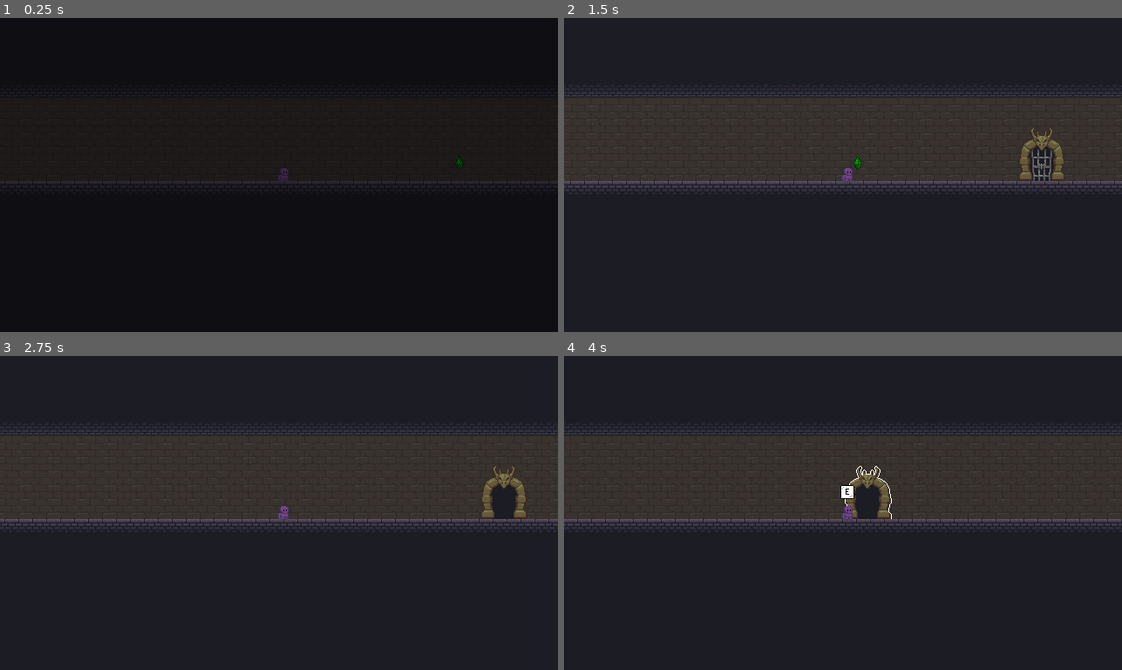
Above: before the commit, frames 1-4 (two rows, left to right).
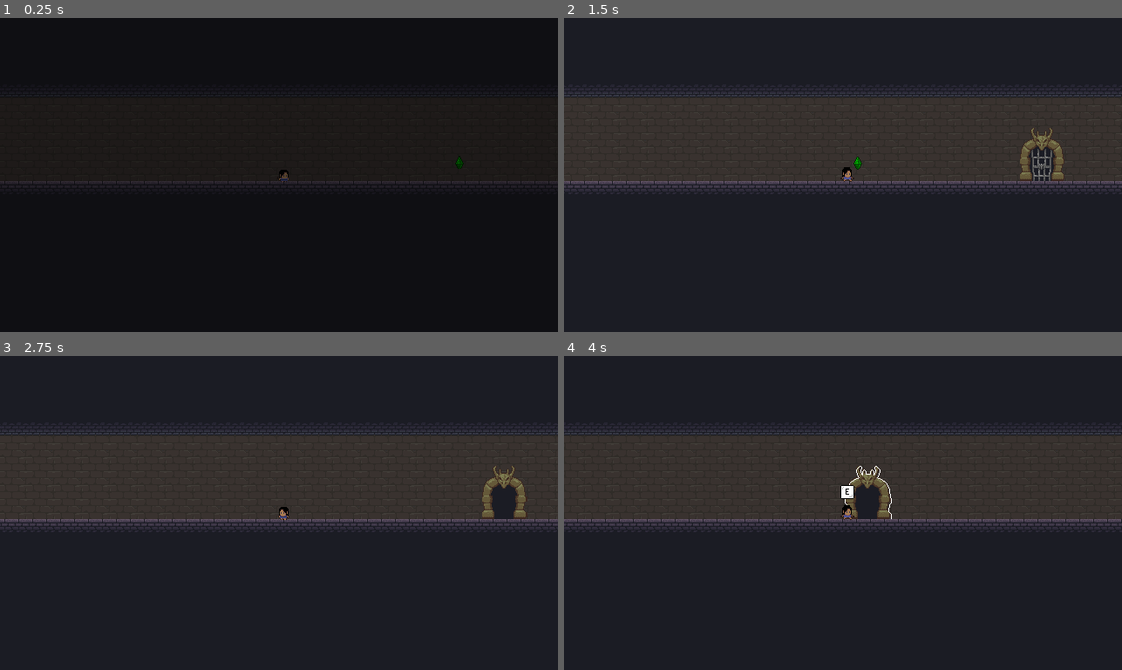
Above: after the commit, the same moments.

Repository: MatthewBL/Gates-and-Gems
Game: Godot game, scene res://scenes/level_manager/level_manager.tscn
Same seed, same stepped clock (60 frames per second), same inputs: the game is played once before the commit and once after it.
Inputs:
- Up to frame 1 (0.25 s): no input
- Up to frame 2 (1.5 s): hold Space (ui_accept) 0.53-1.28 s; hold D (ui_right) from 0.53 s (still down); tap E (interact) at 1.35 s
- Up to frame 3 (2.75 s): tap Space (ui_accept) at 1.52, 1.55, 1.82 s; release D (ui_right) at 2.03 s; hold A (ui_left) from 2.03 s (still down); hold Space (ui_accept) from 2.03 s (still down)
- Up to frame 4 (4 s): release A (ui_left) at 2.78 s; release Space (ui_accept) at 2.78 s; hold D (ui_right) from 2.78 s (still down); tap E (interact) at 2.85 s; tap Space (ui_accept) at 3.02, 3.05, 3.32 s; hold Space (ui_accept) from 3.53 s (still down)

The runs differ from the first frame. In frame 1, less than 0.1% of the frame differs, in the area x 49-52%, y 47-53%; in frame 2, less than 0.1%; in frame 3, less than 0.1%; in frame 4, less than 0.1%, in the area x 49-53%, y 47-53%.

Commit message:
Player animation implemented

Diff:
--- a/player_movement.gd
+++ b/player_movement.gd
@@ -13,11 +13,13 @@
 var interaction_node: Area2D
 
 var allow_movement: bool = true
+var wait_anim: bool = false
 
 
 @onready var interaction_detect: Area2D = %InteractionDetect
 
 @export var how_to_press_e: CanvasLayer
+@export var animated_sprite: AnimatedSprite2D
 
 
 func _unhandled_input(_event: InputEvent) -> void:
@@ -45,9 +47,6 @@
 		velocity.y = MAX_DROP_VELOCITY
 
 	if allow_movement:
-		# Handle jump.
-		if Input.is_action_just_pressed("ui_accept") and (is_on_floor() or onQuickSand):
-			velocity.y += JUMP_VELOCITY
 
 		# Long jump.
 		if not Input.is_action_pressed("ui_accept") and !is_on_floor() and velocity.y < 0:
@@ -56,9 +55,33 @@
 		# Get the input direction and handle the movement/deceleration.
 		var direction := Input.get_axis("ui_left", "ui_right")
 		if direction:
+			if is_on_floor():
+				if animated_sprite.animation == "jump_start":
+					animated_sprite.play("jump_end")
+					wait_anim = true
+					print("wait anim")
+				if not wait_anim:
+					animated_sprite.play("walk")
+			if direction > 0:
+				animated_sprite.flip_h = false
+			elif direction < 0:
+				animated_sprite.flip_h = true
 			velocity.x = direction * SPEED
 		else:
+			if is_on_floor():
+				if animated_sprite.animation == "jump_start":
+					animated_sprite.play("jump_end")
+					wait_anim = true
+					print("wait anim")
+				if not wait_anim:
+					animated_sprite.play("idle")
 			velocity.x = move_toward(velocity.x, 0, SPEED)
+
+
+		# Handle jump.
+		if Input.is_action_just_pressed("ui_accept") and (is_on_floor() or onQuickSand):
+			animated_sprite.play("jump_start")
+			velocity.y += JUMP_VELOCITY
 
 	if (onQuickSand):
 		velocity*=QUICKSAND_MOVEMENT_VELOCITY_MULTIPLIER
@@ -94,3 +117,10 @@
 		interaction_node = null
 		if area.has_method(&"hide_outline"):
 			area.hide_outline()
+
+func _on_animated_sprite_2d_animation_looped() -> void:
+	wait_anim = false
+
+
+func _on_animated_sprite_2d_animation_finished() -> void:
+	wait_anim = false
--- a/scenes/player.tscn
+++ b/scenes/player.tscn
@@ -1,9 +1,118 @@
 [gd_scene format=3 uid="uid://v40swcvc25lm"]
 
 [ext_resource type="Script" uid="uid://whdndtkbkkg4" path="res://player_movement.gd" id="1_g2els"]
-[ext_resource type="Texture2D" uid="uid://xpva1mysjqpq" path="res://Assets/Escenario/pj_placeholder.png" id="2_dqkch"]
+[ext_resource type="Texture2D" uid="uid://dck4ug7qd8ufy" path="res://Assets/Personaje/idle.png" id="2_dqkch"]
+[ext_resource type="Texture2D" uid="uid://cqv6tilkrqlgw" path="res://Assets/Personaje/Jump_hair.png" id="2_smehm"]
 [ext_resource type="Script" uid="uid://cryqnhm4bd1v" path="res://scenes/camera_2d.gd" id="3_qhqgy"]
 [ext_resource type="Texture2D" uid="uid://neebscis582s" path="res://Assets/UI/e.png" id="4_dqkch"]
+[ext_resource type="Texture2D" uid="uid://yekyyfp0n866" path="res://Assets/Personaje/Jump_end.png" id="4_ur7pv"]
+[ext_resource type="Texture2D" uid="uid://5lqyo02eni5j" path="res://Assets/Personaje/Jump_start.png" id="5_y4r1p"]
+[ext_resource type="Texture2D" uid="uid://cbp2u64eerc60" path="res://Assets/Personaje/walk.png" id="6_d2wvv"]
+
+[sub_resource type="AtlasTexture" id="AtlasTexture_3v2ag"]
+atlas = ExtResource("2_smehm")
+region = Rect2(0, 0, 16, 16)
+
+[sub_resource type="AtlasTexture" id="AtlasTexture_f1ej7"]
+atlas = ExtResource("2_dqkch")
+region = Rect2(13, 0, 13, 16)
+
+[sub_resource type="AtlasTexture" id="AtlasTexture_jej6c"]
+atlas = ExtResource("2_dqkch")
+region = Rect2(0, 0, 13, 16)
+
+[sub_resource type="AtlasTexture" id="AtlasTexture_oprun"]
+atlas = ExtResource("4_ur7pv")
+region = Rect2(0, 0, 16, 17)
+
+[sub_resource type="AtlasTexture" id="AtlasTexture_a8ls1"]
+atlas = ExtResource("4_ur7pv")
+region = Rect2(16, 0, 16, 17)
+
+[sub_resource type="AtlasTexture" id="AtlasTexture_fulsm"]
+atlas = ExtResource("5_y4r1p")
+region = Rect2(0, 0, 16, 17)
+
+[sub_resource type="AtlasTexture" id="AtlasTexture_4r5pv"]
+atlas = ExtResource("5_y4r1p")
+region = Rect2(16, 0, 16, 17)
+
+[sub_resource type="AtlasTexture" id="AtlasTexture_60mlk"]
+atlas = ExtResource("5_y4r1p")
+region = Rect2(32, 0, 16, 17)
+
+[sub_resource type="AtlasTexture" id="AtlasTexture_i4ail"]
+atlas = ExtResource("5_y4r1p")
+region = Rect2(48, 0, 16, 17)
+
+[sub_resource type="AtlasTexture" id="AtlasTexture_a38lo"]
+atlas = ExtResource("6_d2wvv")
+region = Rect2(0, 0, 16, 17)
+
+[sub_resource type="AtlasTexture" id="AtlasTexture_4ni07"]
+atlas = ExtResource("6_d2wvv")
+region = Rect2(16, 0, 16, 17)
+
+[sub_resource type="SpriteFrames" id="SpriteFrames_s6nli"]
+animations = [{
+"frames": [{
+"duration": 1.0,
+"texture": SubResource("AtlasTexture_3v2ag")
+}],
+"loop": 1,
+"name": &"air",
+"speed": 5.0
+}, {
+"frames": [{
+"duration": 1.0,
+"texture": SubResource("AtlasTexture_f1ej7")
+}, {
+"duration": 1.0,
+"texture": SubResource("AtlasTexture_jej6c")
+}],
+"loop": 1,
+"name": &"idle",
+"speed": 5.0
+}, {
+"frames": [{
+"duration": 1.0,
+"texture": SubResource("AtlasTexture_oprun")
+}, {
+"duration": 1.0,
+"texture": SubResource("AtlasTexture_a8ls1")
+}],
+"loop": 0,
+"name": &"jump_end",
+"speed": 30.0
+}, {
+"frames": [{
+"duration": 1.0,
+"texture": SubResource("AtlasTexture_fulsm")
+}, {
+"duration": 1.0,
+"texture": SubResource("AtlasTexture_4r5pv")
+}, {
+"duration": 1.0,
+"texture": SubResource("AtlasTexture_60mlk")
+}, {
+"duration": 1.0,
+"texture": SubResource("AtlasTexture_i4ail")
+}],
+"loop": 0,
+"name": &"jump_start",
+"speed": 30.0
+}, {
+"frames": [{
+"duration": 1.0,
+"texture": SubResource("AtlasTexture_a38lo")
+}, {
+"duration": 1.0,
+"texture": SubResource("AtlasTexture_4ni07")
+}],
+"loop": 1,
+"name": &"walk",
+"speed": 5.0
+}]
 
 [sub_resource type="RectangleShape2D" id="RectangleShape2D_twkdg"]
 size = Vector2(13, 14)
@@ -50,13 +159,17 @@
 [sub_resource type="RectangleShape2D" id="RectangleShape2D_kpgvn"]
 size = Vector2(24, 24)
 
-[node name="CharacterBody2D" type="CharacterBody2D" unique_id=879361713 node_paths=PackedStringArray("how_to_press_e")]
+[node name="CharacterBody2D" type="CharacterBody2D" unique_id=879361713 node_paths=PackedStringArray("how_to_press_e", "animated_sprite")]
 z_index = 1
 script = ExtResource("1_g2els")
 how_to_press_e = NodePath("HowToPressE")
-
-[node name="Sprite2D" type="Sprite2D" parent="." unique_id=1584324128]
-texture = ExtResource("2_dqkch")
+animated_sprite = NodePath("AnimatedSprite2D")
+
+[node name="AnimatedSprite2D" type="AnimatedSprite2D" parent="." unique_id=1953627594]
+sprite_frames = SubResource("SpriteFrames_s6nli")
+animation = &"jump_end"
+frame = 1
+frame_progress = 1.0
 
 [node name="CollisionShape2D" type="CollisionShape2D" parent="." unique_id=1747155850]
 shape = SubResource("RectangleShape2D_twkdg")
@@ -97,5 +210,7 @@
 texture = ExtResource("4_dqkch")
 stretch_mode = 2
 
+[connection signal="animation_finished" from="AnimatedSprite2D" to="." method="_on_animated_sprite_2d_animation_finished"]
+[connection signal="animation_looped" from="AnimatedSprite2D" to="." method="_on_animated_sprite_2d_animation_looped"]
 [connection signal="body_entered" from="QuicksandDetect" to="." method="_on_quicksand_detect_body_entered"]
 [connection signal="body_exited" from="QuicksandDetect" to="." method="_on_quicksand_detect_body_exited"]
